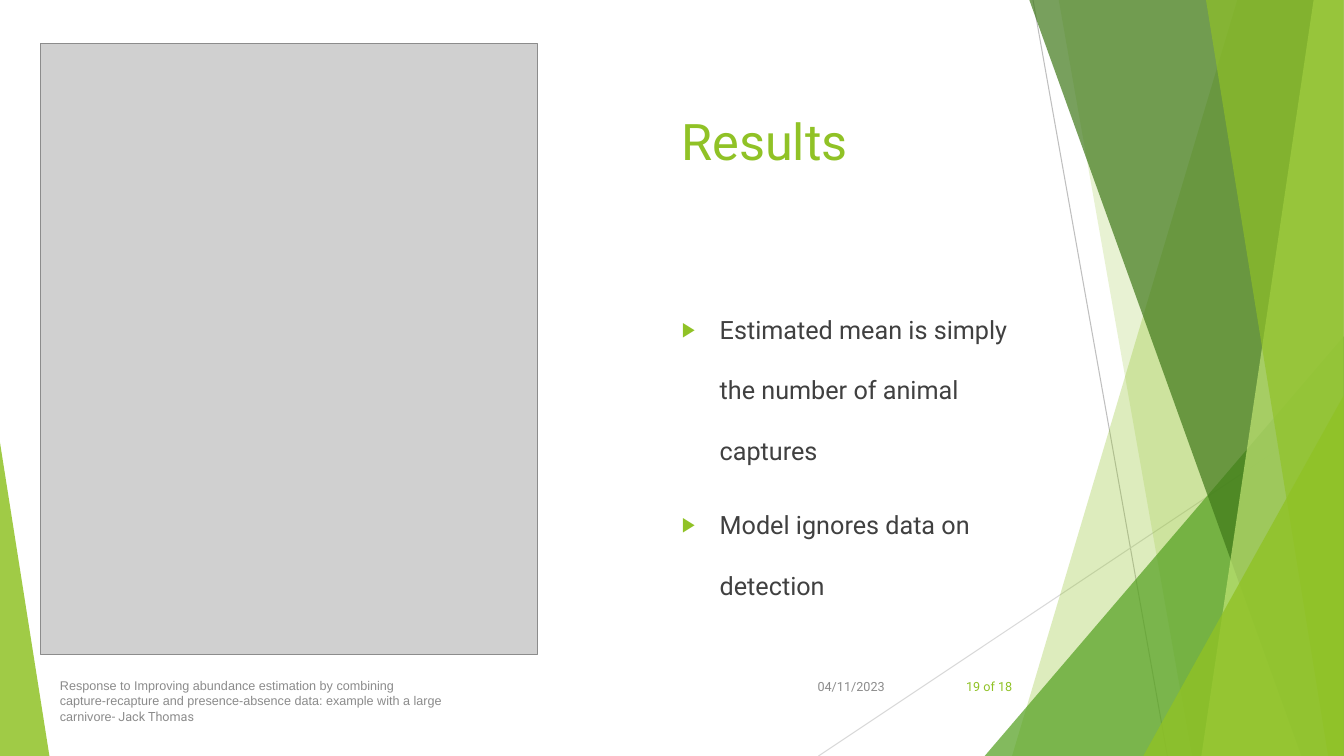
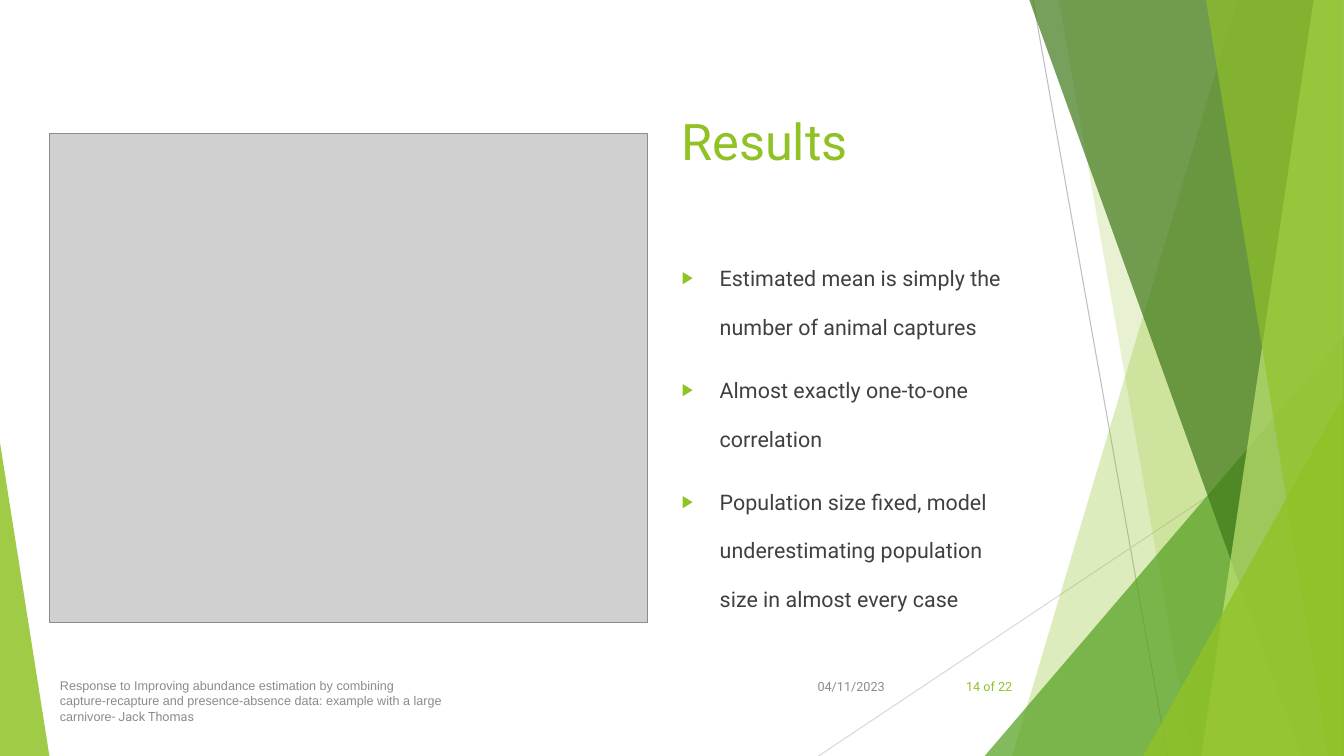
Before and after one commit to jackthomas818/masters-project, a slide deck: slide 14 of resources/OralPresentation/OralPresentationJack.pptx (slide 19 before the commit). Drawn at 1344x756 pixels with LibreOffice and Linux fonts; fonts in the diff are those of the drawing; grey boxes stand for pictures. Boxes give left, top, right and bottom in pixels: in the first picture for what was removed or moved away, otherwise in the second. Text is boxed around its words. In the diff, an @@ line names an element or a change of style, - is before the commit and + after.

```diff
--- a/resources/OralPresentation/OralPresentationJack.pptx
+++ b/resources/OralPresentation/OralPresentationJack.pptx
@@ picture resized from (x1=40, y1=43, x2=537, y2=654) to (x1=49, y1=133, x2=646, y2=623) @@
@@ text at (x1=720, y1=270, x2=1000, y2=340): size 18 to 15.3 pt in "Estimated mean is simply the number of ..."; line spacing 2 to 1.9 @@
@@ text at (x1=720, y1=382, x2=987, y2=612): text changed; size 18 to 15.3 pt @@
-▶ Model ignores data on detection
+▶ Almost exactly one-to-one correlation
+▶ Population size fixed, model underestimating population size in almost every case
@@ page number at (x1=966, y1=681, x2=1012, y2=691): text changed @@
-19 of 18
+14 of 22
```
Also in this commit, not shown: 9 other slides changed, 4 slides removed, 1 other file.
